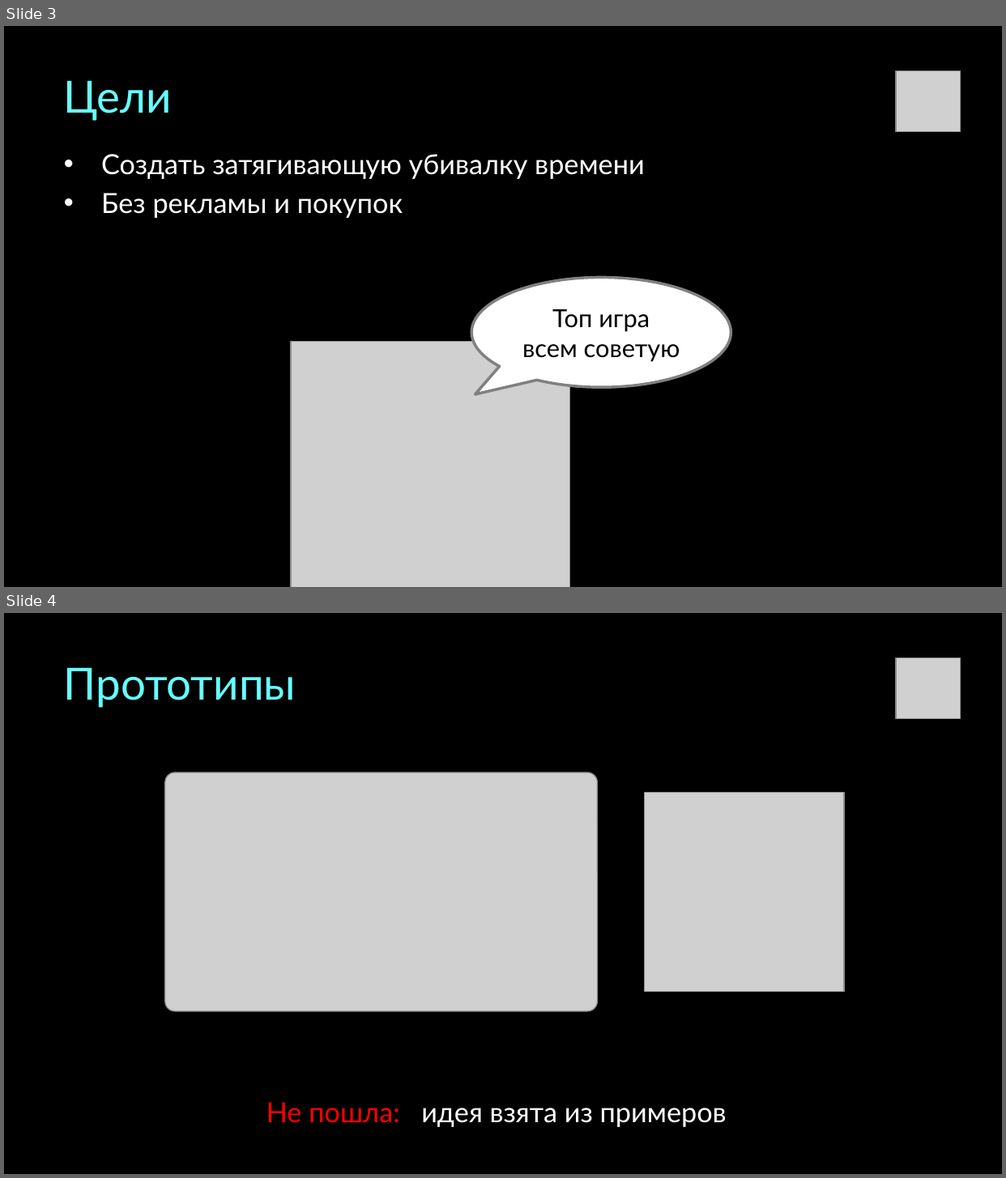
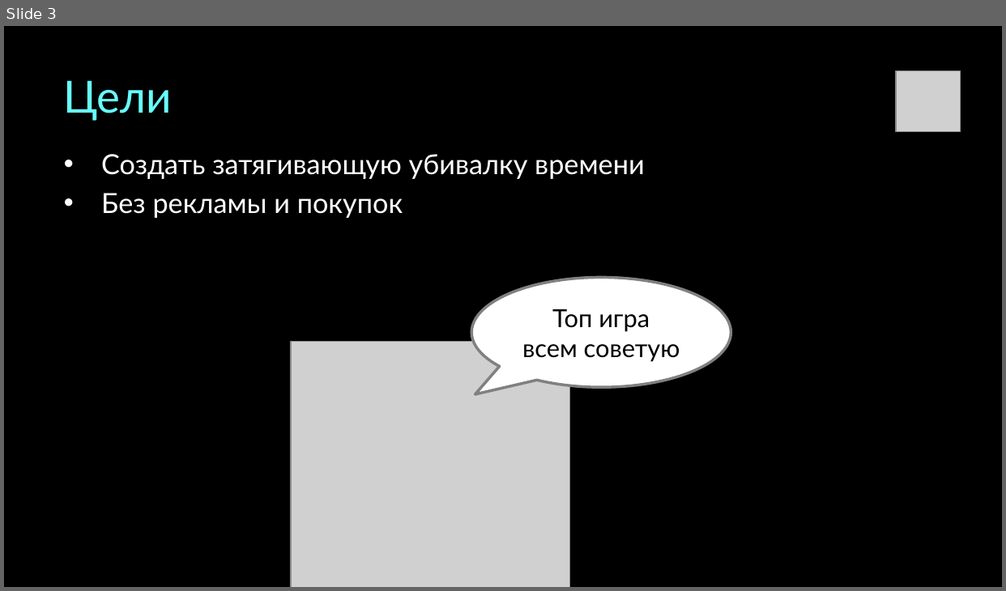
Before and after one commit to cubecrusher/Trance6-2, a slide deck: trjr.pptx. Shown one above the other, each under a label of ours: slides 3 and 4 before the commit, slide 3 after it. The pictures are 1006x1178 and 1006x591 pixels, drawn with LibreOffice and Linux fonts; fonts in the diff are those of the drawing; grey boxes stand for pictures. Boxes give left, top, right and bottom in pixels: in the first picture for what was removed or moved away, otherwise in the second. Text is boxed around its words. In the diff, an @@ line names an element or a change of style, - is before the commit and + after.

```diff
--- a/trjr.pptx
+++ b/trjr.pptx
@@ slide 4 removed at [4,613,1002,1174], background #000000 @@
@@ picture removed at [896,658,960,719] @@
@@ title removed at [64,667,296,708] @@
-Прототипы
@@ picture removed at [164,773,597,1012] @@
@@ picture removed at [645,793,844,992] @@
@@ text removed at [266,1102,727,1127] @@
-Не пошла: идея взята из примеров
```
Also in this commit, not shown: 9 slides changed, 2 slides added, 1 other slide removed.
